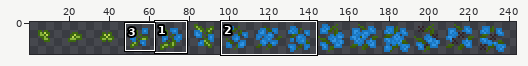
Two states of a sprite sheet, static/image/doodad/cornflower.png. Above: a wide view before the commit, with the close-up outlined.
Close-up. As it was:
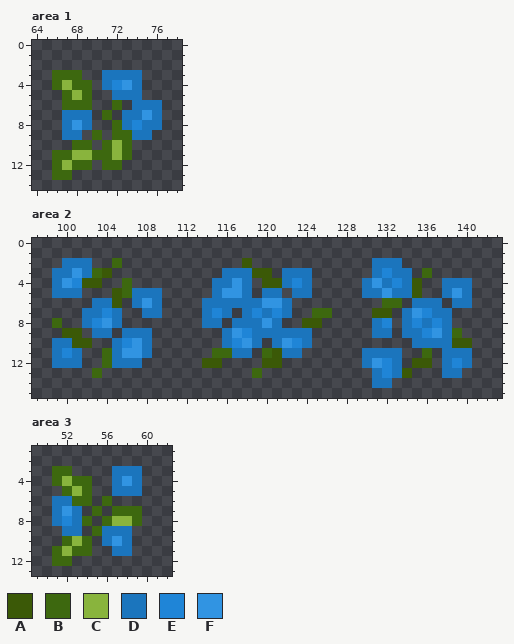
The file is 288x16 pixels. Shown: area 1: x 64..78, y 0..14; area 2: x 97..143, y 0..15; area 3: x 49..62, y 1..13. The wide view leaves out empty margins. The commit also changed other parts of the picture, which this record leaves out.
Palette (. is transparent): A #3b5907  B #3d680f  C #89b43d  D #1b75bd  E #1f85d7  F #3194e2
Pixels before, area 1, first column x 66:
 3 BBB..DDDD..
 4 BCBB.DEFD..
 5 .BCB..DDD..
 6 .BBB..B.DDD
 7 .DDD.B.DDFD
 8 .DFD..BDEDD
 9 .DD.B.BBDD.
10 ..BB.BCB...
11 BBCCBBCB...
12 BCBB.BB....
13 BB.........
Pixels before, area 2, first column x 99:
 2 .DDD..B............A............DDD.......
 3 DDFDBA...........DDDAA.DDD......DEDD.B....
 4 DFEAA..B........DDFD.AADED.....DFDEDA..DDD
 5 DDD...ABDDD.....DFFD.DD.DD.....DDFDDA..DFD
 6 ....DDA.DFD....DDDDDDFFD.........BB.DDD.DD
 7 ...DDED..DD....DED.DEDED..BB....AA.DFEDD..
 8 B..DEFD........DD.DDDFD..AA.....DE.DEDED..
 9 .AA.DD.DDD.......DFEDDDDDD......DD.DDEFDB.
10 DDAA..DEFD.......DEFD.DFED..........DDDDAA
11 DED..BDFFD......BBDD.BADD......DDDD..B.DDD
12 DDD..BDDD......AA....AA........DFED.AA.DED
13 ....B...............B...........DEDA...DD.
14 ................................DD........
Pixels before, area 3, first column x 51:
 3 BB....DDD
 4 BCBB..DFD
 5 .BCB..DDD
 6 DDBB.B...
 7 DFD.B.BBB
 8 DEDB.BCCB
 9 .DD.BDDD.
10 .BCB.DFD.
11 BCBB..DD.
12 BB.......
After the commit:
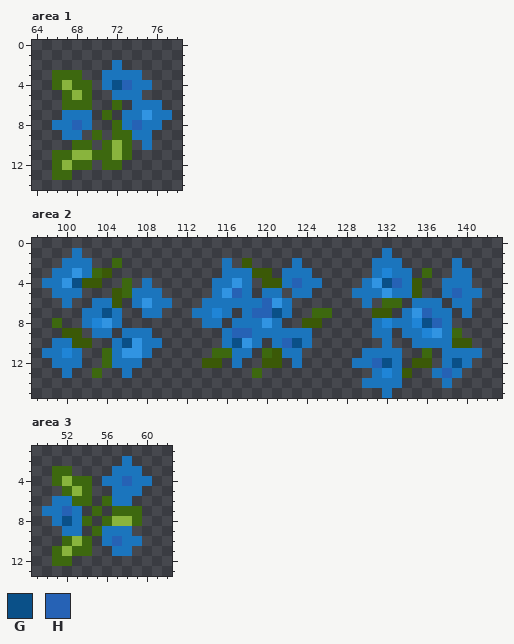
Colours new in this view: G #0a5088  H #2662b5
Diff:
Changed rows in their new state; - is an unchanged pixel.
Area 1:
first column x 66:
 2 ------D-----
 4 ------GH-D--
 7 -----------D
 8 D-H-----H---
10 ---------D--
Area 2:
first column x 98:
 1 ---D------------------------------D---------
 2 ------------------D------D---------------D--
 3 -----------------------------------------DD-
 4 D--G------D--------------H-D------GH--------
 5 -------------------H-----------D---------H-D
 6 --D---------D---------H---------D-----------
 7 ------G--------D-----HHG--------------H---D-
 8 -----------------------------------D--GH----
 9 -------------------HH-----------------------
10 --------G--D-------G----HG--------D---------
11 D------------------------------------------D
12 -------------------D-----D-----D-HG------G--
13 --D-----D------------------------------DH---
14 --------------------------------D--D----D---
15 ----------------------------------D---------
Area 3:
first column x 50:
 2 --------D--
 4 ------D-H-D
 6 -------DD--
 7 D-H--------
 8 --G--------
10 -------H-D-
Pixel boxes of the changes (left, top, right, bottom) in both close-ups:
changed: (52, 60, 172, 150)
changed: (42, 248, 482, 398)
changed: (42, 456, 152, 546)
